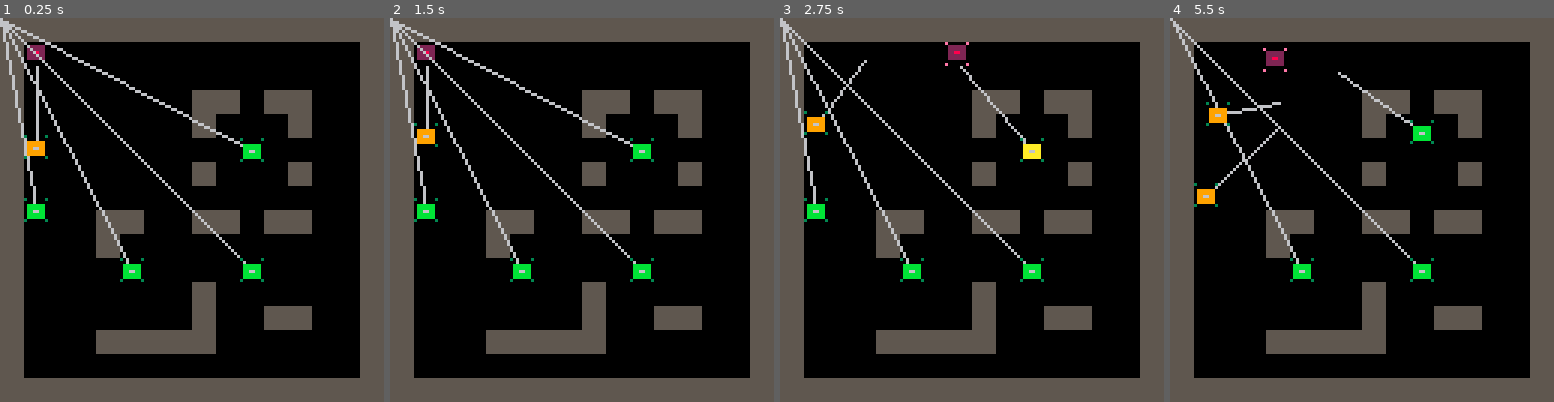
Above: before the commit, frames 1-4 (left to right).
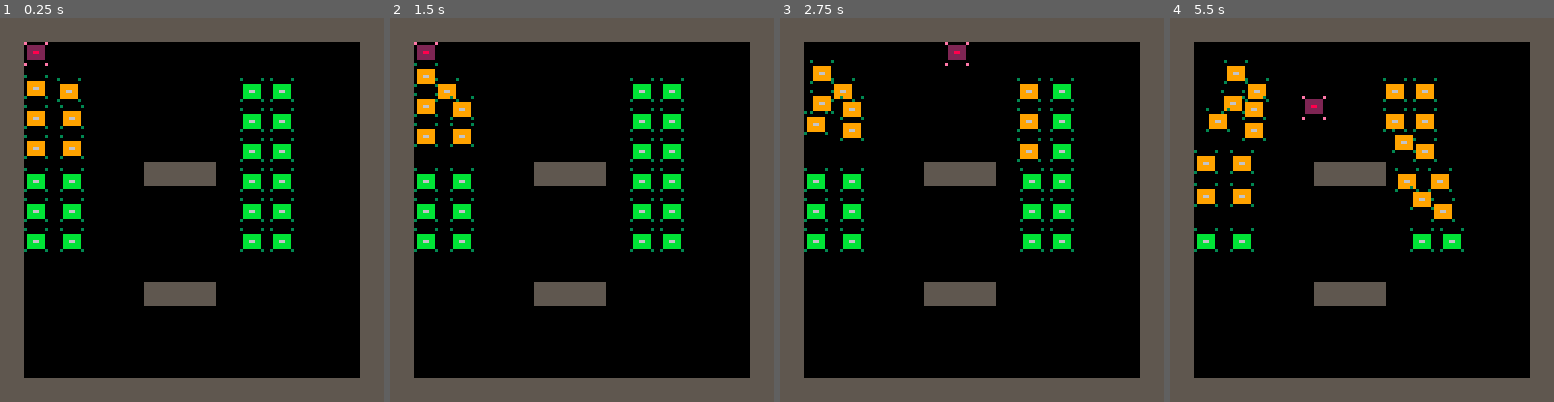
Above: after the commit, the same moments.

Repository: RobertoFreireFerrazPassos/pico8
Game: PICO-8 cartridge pico8topdowntutorial.p8
Same seed, same stepped clock (60 frames per second), same inputs: the game is played once before the commit and once after it.
Inputs:
- Up to frame 1 (0.25 s): no input
- Up to frame 2 (1.5 s): tap X (X key) at 0.33, 1.07 s; tap O (Z key) at 0.7 s
- Up to frame 3 (2.75 s): hold Right 1.6-2.1 s; tap O (Z key) at 1.7, 2.1, 2.5 s; tap X (X key) at 1.85 s; hold Up 2.15-2.42 s; hold Right from 2.47 s (still down)
- Up to frame 4 (5.5 s): tap O (Z key) every 0.4 s from 2.9 to 5.3 s; tap X (X key) at 2.97, 4.08, 5.2 s; release Right at 3.03 s; hold Left 3.08-3.58 s; hold Down 3.63-3.97 s; hold Right 4.02-4.68 s; hold Up 4.73-5.03 s; hold Left from 5.08 s (still down)

The runs differ from the first frame. In frame 1, 16% of the frame differs, in the area x 0-82%, y 0-88%; in frame 2, 16%; in frame 3, 16%; in frame 4, 16%.

Commit message:
test with a lot of enemies

Diff:
--- a/pico8topdowntutorial.p8
+++ b/pico8topdowntutorial.p8
@@ -201,18 +201,37 @@
 			end
 		end,
 		draw = function(_ENV)
-		 line(x+4, y+4, mx, my)
+		 --line(x+4, y+4, mx, my)
 			pal(11,11-st)
 			spr(sprt,x,y)
 		end
 })
 
 enemies={
-	enemy:new({x=80,y=80}),
-	enemy:new({x=40,y=80}),
+	enemy:new({x=8,y=20}),
+	enemy:new({x=8,y=30}),
+	enemy:new({x=8,y=40}),
+	enemy:new({x=8,y=50}),
+	enemy:new({x=8,y=60}),
+	enemy:new({x=8,y=70}),
+	enemy:new({x=20,y=20}),
+	enemy:new({x=20,y=30}),
+	enemy:new({x=20,y=40}),
+	enemy:new({x=20,y=50}),
+	enemy:new({x=20,y=60}),
+	enemy:new({x=20,y=70}),
+	enemy:new({x=80,y=20}),
+	enemy:new({x=80,y=30}),
 	enemy:new({x=80,y=40}),
-	enemy:new({x=8,y=40}),
-	enemy:new({x=8,y=60})
+	enemy:new({x=80,y=50}),
+	enemy:new({x=80,y=60}),
+	enemy:new({x=80,y=70}),
+	enemy:new({x=90,y=20}),
+	enemy:new({x=90,y=30}),
+	enemy:new({x=90,y=40}),
+	enemy:new({x=90,y=50}),
+	enemy:new({x=90,y=60}),
+	enemy:new({x=90,y=70}),
 }
 __gfx__
 00000000e000000e3000000300000000000000000000000000000000000000000000000000000000000000000000000000000000000000000000000000000000
@@ -238,16 +257,16 @@
 1010101010101010101010101010101000000000000000000000000000000000000000000000000000000000000000000000000000000000000000000000000000000000000000000000000000000000000000000000000000000000000000000000000000000000000000000000000000000000000000000000000000000000
 1000000000000000000000000000001000000000000000000000000000000000000000000000000000000000000000000000000000000000000000000000000000000000000000000000000000000000000000000000000000000000000000000000000000000000000000000000000000000000000000000000000000000000
 1000000000000000000000000000001000000000000000000000000000000000000000000000000000000000000000000000000000000000000000000000000000000000000000000000000000000000000000000000000000000000000000000000000000000000000000000000000000000000000000000000000000000000
-1000000000000000101000101000001000000000000000000000000000000000000000000000000000000000000000000000000000000000000000000000000000000000000000000000000000000000000000000000000000000000000000000000000000000000000000000000000000000000000000000000000000000000
-1000000000000000100000001000001000000000000000000000000000000000000000000000000000000000000000000000000000000000000000000000000000000000000000000000000000000000000000000000000000000000000000000000000000000000000000000000000000000000000000000000000000000000
-1000000000000000000000000000001000000000000000000000000000000000000000000000000000000000000000000000000000000000000000000000000000000000000000000000000000000000000000000000000000000000000000000000000000000000000000000000000000000000000000000000000000000000
-1000000000000000100000001000001000000000000000000000000000000000000000000000000000000000000000000000000000000000000000000000000000000000000000000000000000000000000000000000000000000000000000000000000000000000000000000000000000000000000000000000000000000000
-1000000000000000000000000000001000000000000000000000000000000000000000000000000000000000000000000000000000000000000000000000000000000000000000000000000000000000000000000000000000000000000000000000000000000000000000000000000000000000000000000000000000000000
-1000000010100000101000101000001000000000000000000000000000000000000000000000000000000000000000000000000000000000000000000000000000000000000000000000000000000000000000000000000000000000000000000000000000000000000000000000000000000000000000000000000000000000
-1000000010000000000000000000001000000000000000000000000000000000000000000000000000000000000000000000000000000000000000000000000000000000000000000000000000000000000000000000000000000000000000000000000000000000000000000000000000000000000000000000000000000000
-1000000000000000000000000000001000000000000000000000000000000000000000000000000000000000000000000000000000000000000000000000000000000000000000000000000000000000000000000000000000000000000000000000000000000000000000000000000000000000000000000000000000000000
-1000000000000000100000000000001000000000000000000000000000000000000000000000000000000000000000000000000000000000000000000000000000000000000000000000000000000000000000000000000000000000000000000000000000000000000000000000000000000000000000000000000000000000
-1000000000000000100000101000001000000000000000000000000000000000000000000000000000000000000000000000000000000000000000000000000000000000000000000000000000000000000000000000000000000000000000000000000000000000000000000000000000000000000000000000000000000000
-1000000010101010100000000000001000000000000000000000000000000000000000000000000000000000000000000000000000000000000000000000000000000000000000000000000000000000000000000000000000000000000000000000000000000000000000000000000000000000000000000000000000000000
+1000000000000000000000000000001000000000000000000000000000000000000000000000000000000000000000000000000000000000000000000000000000000000000000000000000000000000000000000000000000000000000000000000000000000000000000000000000000000000000000000000000000000000
+1000000000000000000000000000001000000000000000000000000000000000000000000000000000000000000000000000000000000000000000000000000000000000000000000000000000000000000000000000000000000000000000000000000000000000000000000000000000000000000000000000000000000000
+1000000000000000000000000000001000000000000000000000000000000000000000000000000000000000000000000000000000000000000000000000000000000000000000000000000000000000000000000000000000000000000000000000000000000000000000000000000000000000000000000000000000000000
+1000000000001010100000000000001000000000000000000000000000000000000000000000000000000000000000000000000000000000000000000000000000000000000000000000000000000000000000000000000000000000000000000000000000000000000000000000000000000000000000000000000000000000
+1000000000000000000000000000001000000000000000000000000000000000000000000000000000000000000000000000000000000000000000000000000000000000000000000000000000000000000000000000000000000000000000000000000000000000000000000000000000000000000000000000000000000000
+1000000000000000000000000000001000000000000000000000000000000000000000000000000000000000000000000000000000000000000000000000000000000000000000000000000000000000000000000000000000000000000000000000000000000000000000000000000000000000000000000000000000000000
+1000000000000000000000000000001000000000000000000000000000000000000000000000000000000000000000000000000000000000000000000000000000000000000000000000000000000000000000000000000000000000000000000000000000000000000000000000000000000000000000000000000000000000
+1000000000000000000000000000001000000000000000000000000000000000000000000000000000000000000000000000000000000000000000000000000000000000000000000000000000000000000000000000000000000000000000000000000000000000000000000000000000000000000000000000000000000000
+1000000000001010100000000000001000000000000000000000000000000000000000000000000000000000000000000000000000000000000000000000000000000000000000000000000000000000000000000000000000000000000000000000000000000000000000000000000000000000000000000000000000000000
+1000000000000000000000000000001000000000000000000000000000000000000000000000000000000000000000000000000000000000000000000000000000000000000000000000000000000000000000000000000000000000000000000000000000000000000000000000000000000000000000000000000000000000
+1000000000000000000000000000001000000000000000000000000000000000000000000000000000000000000000000000000000000000000000000000000000000000000000000000000000000000000000000000000000000000000000000000000000000000000000000000000000000000000000000000000000000000
 1000000000000000000000000000001000000000000000000000000000000000000000000000000000000000000000000000000000000000000000000000000000000000000000000000000000000000000000000000000000000000000000000000000000000000000000000000000000000000000000000000000000000000
 1010101010101010101010101010101000000000000000000000000000000000000000000000000000000000000000000000000000000000000000000000000000000000000000000000000000000000000000000000000000000000000000000000000000000000000000000000000000000000000000000000000000000000
